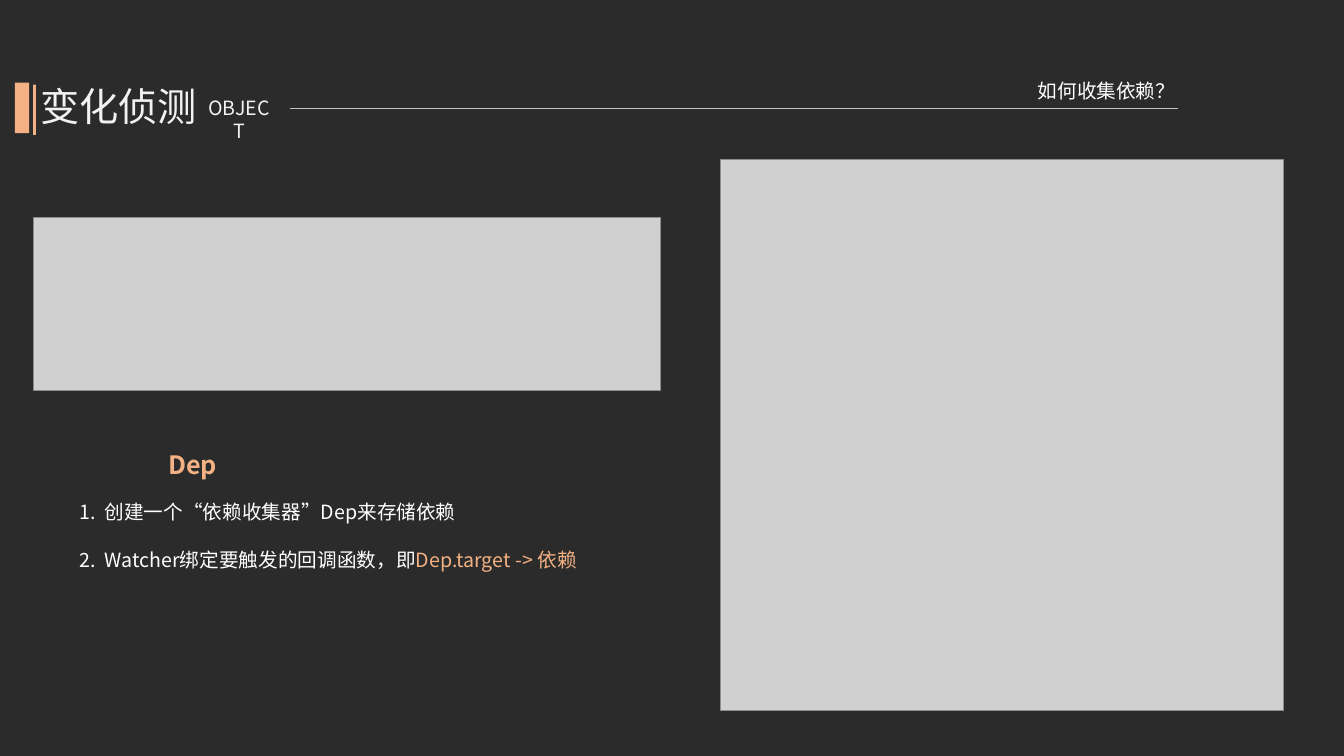
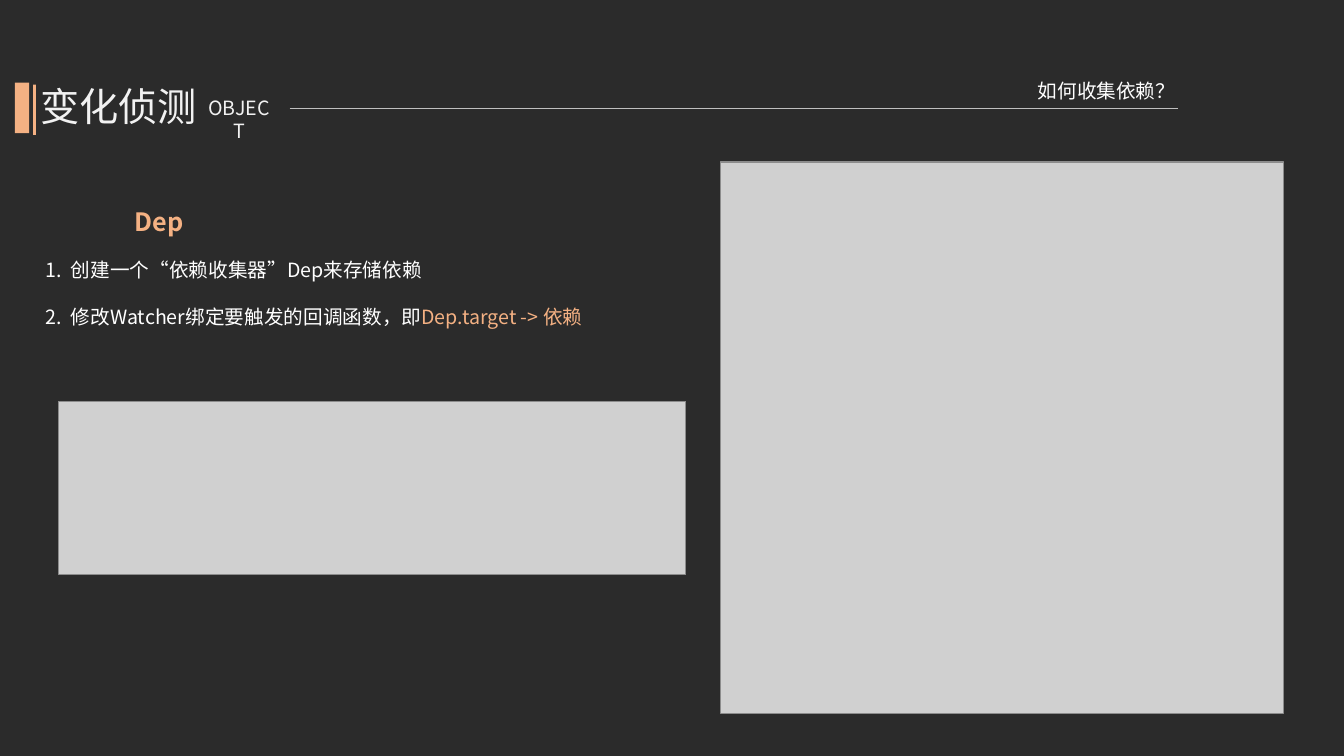
Before and after one commit to kcikkick/mvvm-demo, a slide deck: slide 20 of ppt/mvvm-demo.pptx. Drawn at 1344x756 pixels with LibreOffice and Linux fonts; fonts in the diff are those of the drawing; grey boxes stand for pictures; background and template pictures are left out; a plain dark background stands for a picture behind light text. Boxes give left, top, right and bottom in pixels: in the first picture for what was removed or moved away, otherwise in the second. Text is boxed around its words. In the diff, an @@ line names an element or a change of style, - is before the commit and + after.

```diff
--- a/ppt/mvvm-demo.pptx
+++ b/ppt/mvvm-demo.pptx
@@ text "Dep": place and size @@
-text "Dep" at (168,455,217,480)
+text "Dep" at (135,212,184,237)
@@ text "1. 创建一个“依赖收集器”Dep来存储依赖": place and size @@
-text "1. 创建一个“依赖收集器”Dep来存储依赖" at (79,502,576,572)
+text "1. 创建一个“依赖收集器”Dep来存储依赖" at (46,260,582,329)
@@ text at (46,307,582,329): text changed @@
-2. Watcher绑定要触发的回调函数，即Dep.target -> 依赖
+2. 修改Watcher绑定要触发的回调函数，即Dep.target -> 依赖
@@ picture: place and size @@
-picture at (33,217,660,390)
+picture at (58,401,686,575)
```
Also in this commit, not shown: 18 other slides changed, 4 slides added, 4 slides removed, 1 other file.
